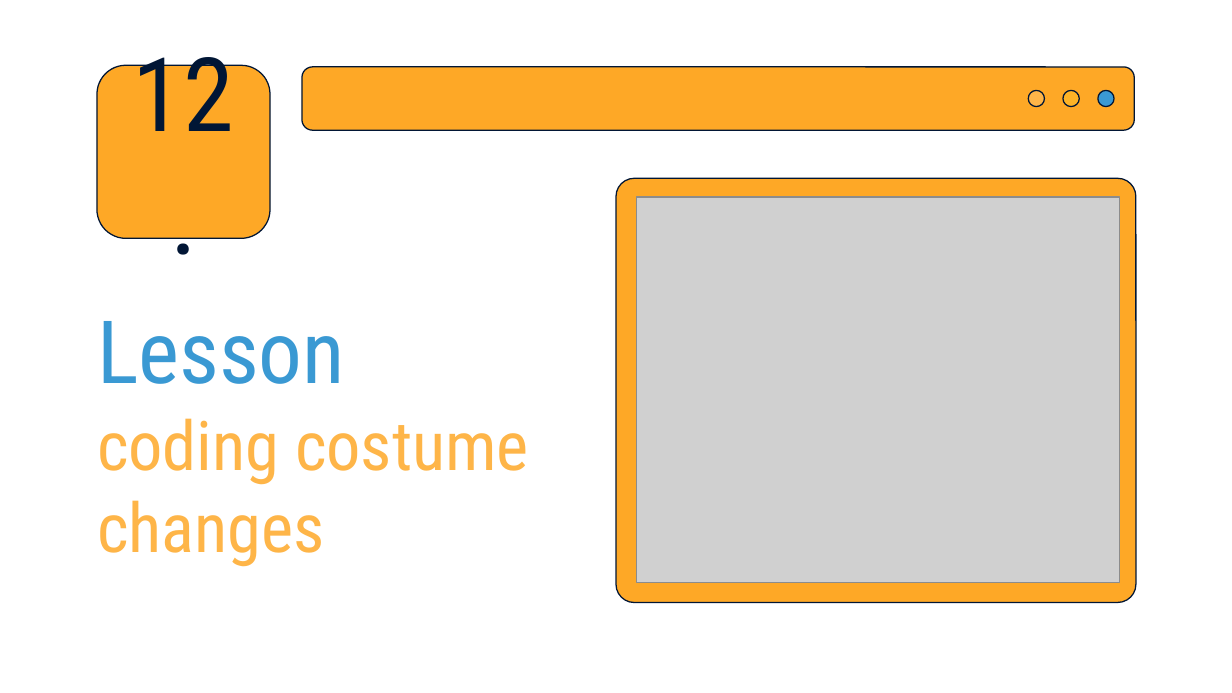
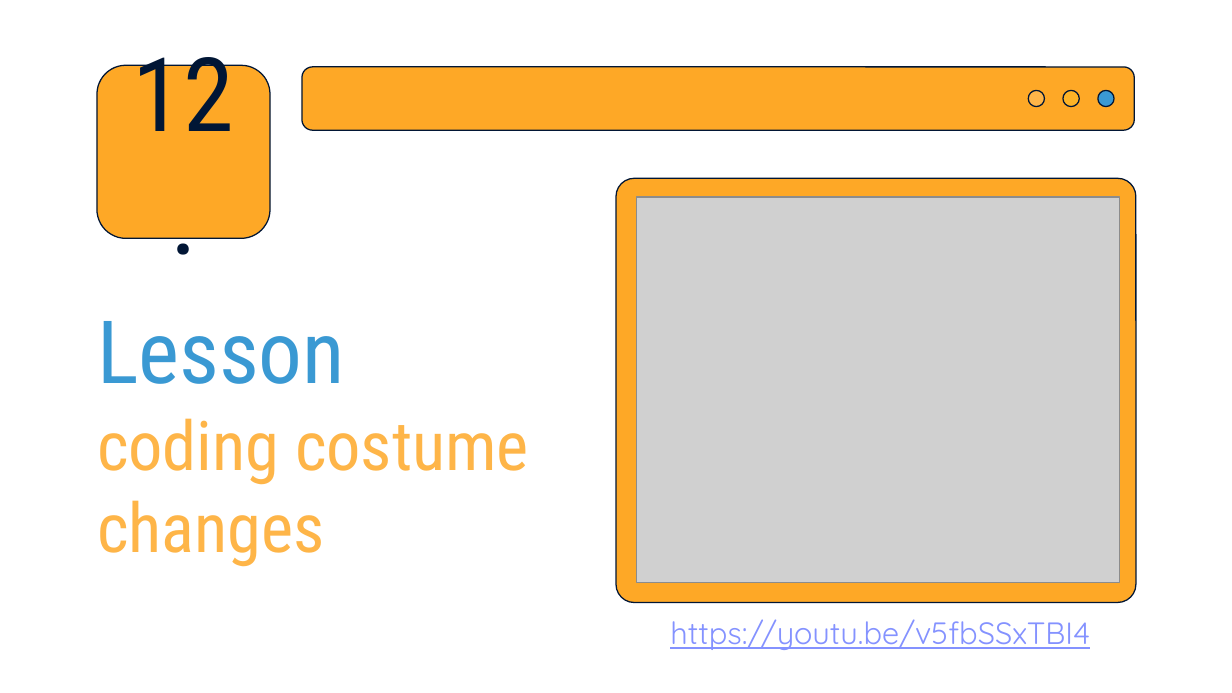
Before and after one commit to Vanshika-Mittal/scratch-tutorial, a slide deck: slide 39 of Scratch-Basics/Scratch-Basics.pptx. Drawn at 1232x693 pixels with LibreOffice and Linux fonts; fonts in the diff are those of the drawing; grey boxes stand for pictures. Boxes give left, top, right and bottom in pixels: in the first picture for what was removed or moved away, otherwise in the second. Text is boxed around its words. In the diff, an @@ line names an element or a change of style, - is before the commit and + after.

```diff
--- a/Scratch-Basics/Scratch-Basics.pptx
+++ b/Scratch-Basics/Scratch-Basics.pptx
@@ text added at <box>670,619,1090,650</box>, 18 pt, text #8492FF, underline @@
+https://youtu.be/v5fbSSxTBI4
```
Also in this commit, not shown: 15 other slides changed.
